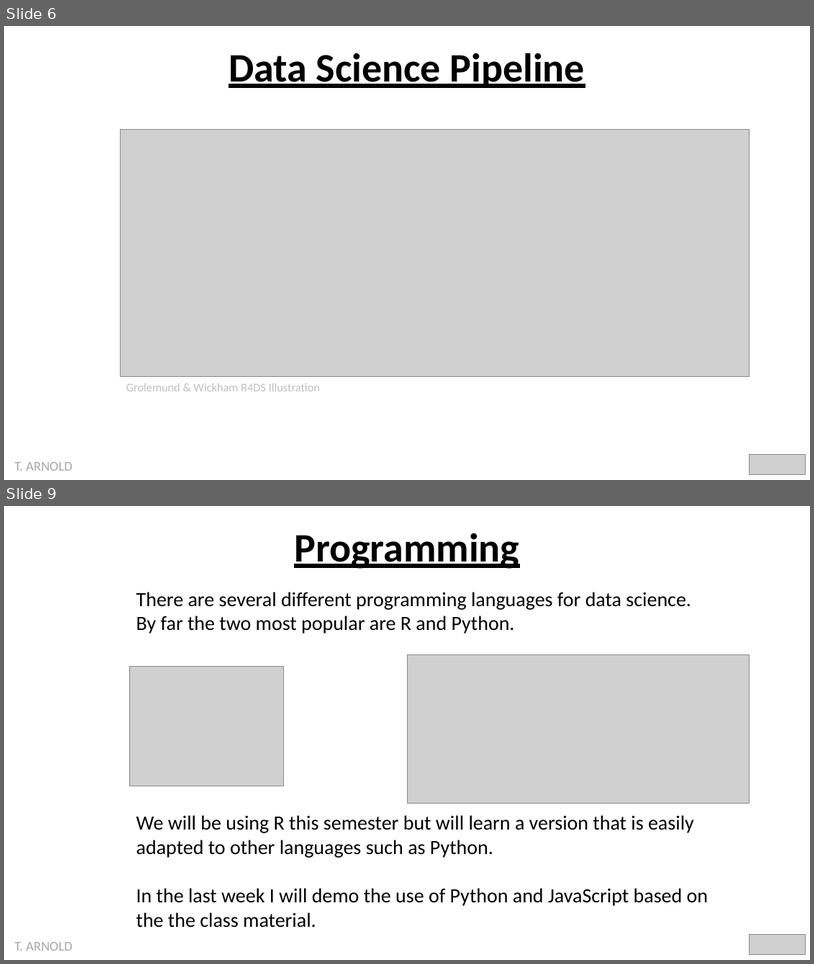
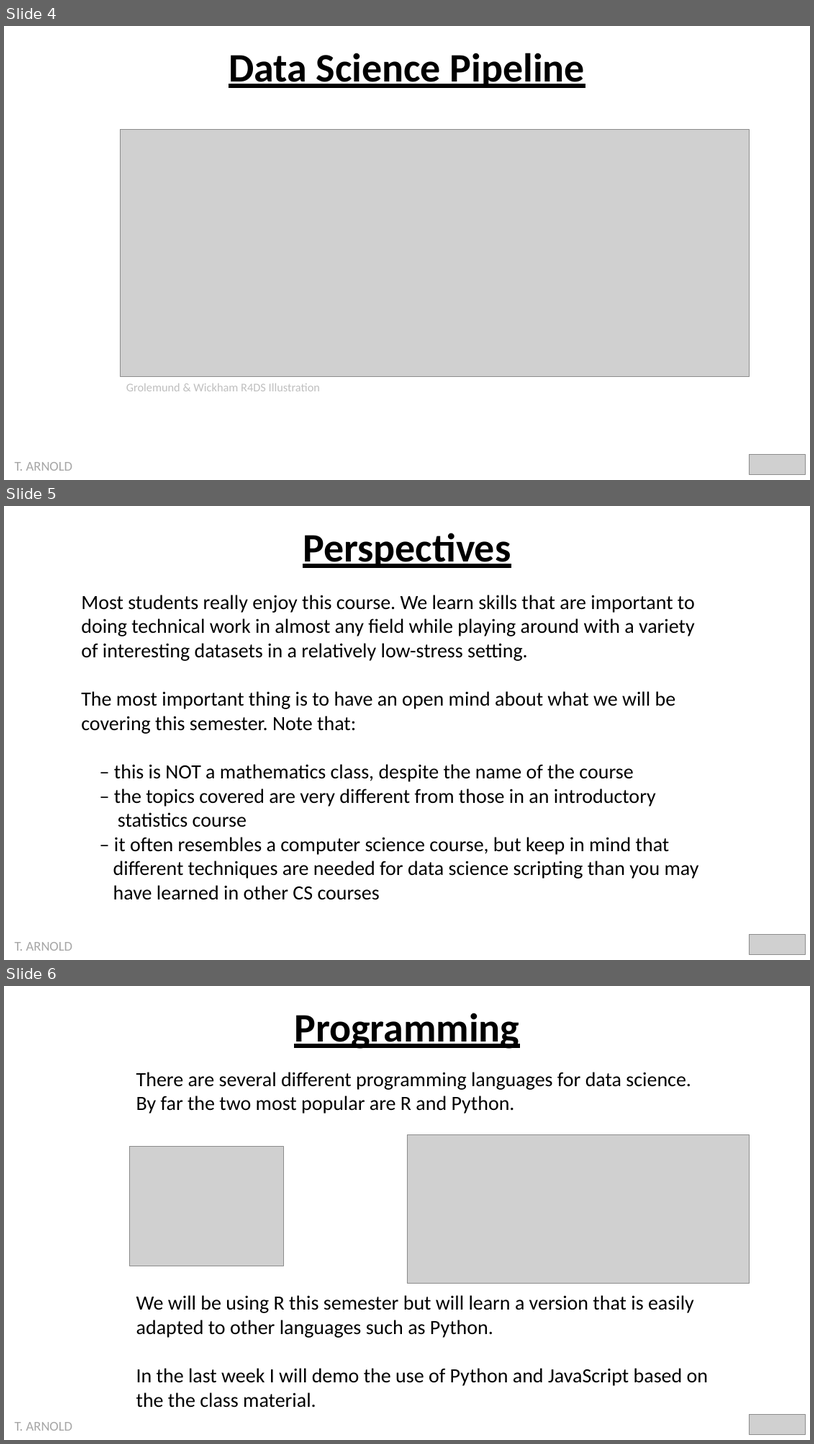
Before and after one commit to statsmaths/dsst289-f21, a slide deck: pslides/introduction.pptx. Shown one above the other, each under a label of ours: slides 6 and 9 before the commit, slides 4, 5 and 6 after it; the slides between them are not shown. The pictures are 814x964 and 814x1444 pixels, drawn with LibreOffice and Linux fonts; fonts in the diff are those of the drawing; grey boxes stand for pictures. Boxes give left, top, right and bottom in pixels: in the first picture for what was removed or moved away, otherwise in the second. Text is boxed around its words. In the diff, an @@ line names an element or a change of style, - is before the commit and + after.

```diff
--- a/pslides/introduction.pptx
+++ b/pslides/introduction.pptx
@@ slide 5 added at (4,506,810,960), background #FFFFFF @@
@@ text added at (303,533,511,568), 48 pt, text #000000, bold, underline @@
+Perspectives
@@ text added at (81,595,700,900), 24 pt, text #000000 @@
+Most students really enjoy this course. We learn skills that are important to doing technical work in almost any field while playing around with a variety of interesting datasets in a relatively low-stress setting.
+The most important thing is to have an open mind about what we will be covering this semester. Note that:
+– this is NOT a mathematics class, despite the name of the course
+– the topics covered are very different from those in an introductory
+statistics course
+– it often resembles a computer science course, but keep in mind that
+different techniques are needed for data science scripting than you may
+have learned in other CS courses
@@ picture added at (749,934,806,955) @@
@@ text added at (15,942,73,950), 16 pt, text #A6A6A6 @@
+T. ARNOLD
@@ what was slide 6 is now slide 4 @@
@@ what was slide 9 is now slide 6 @@
```
Also in this commit, not shown: 4 slides changed, 5 other slides added, 12 other files.
